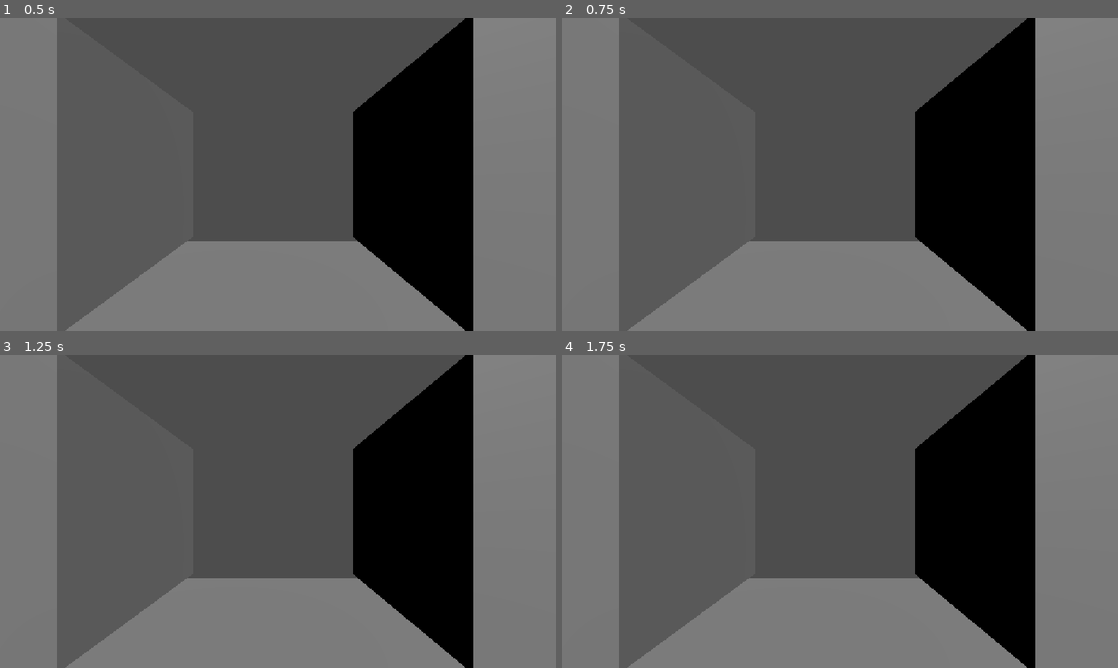
Above: before the commit, frames 1-4 (two rows, left to right).
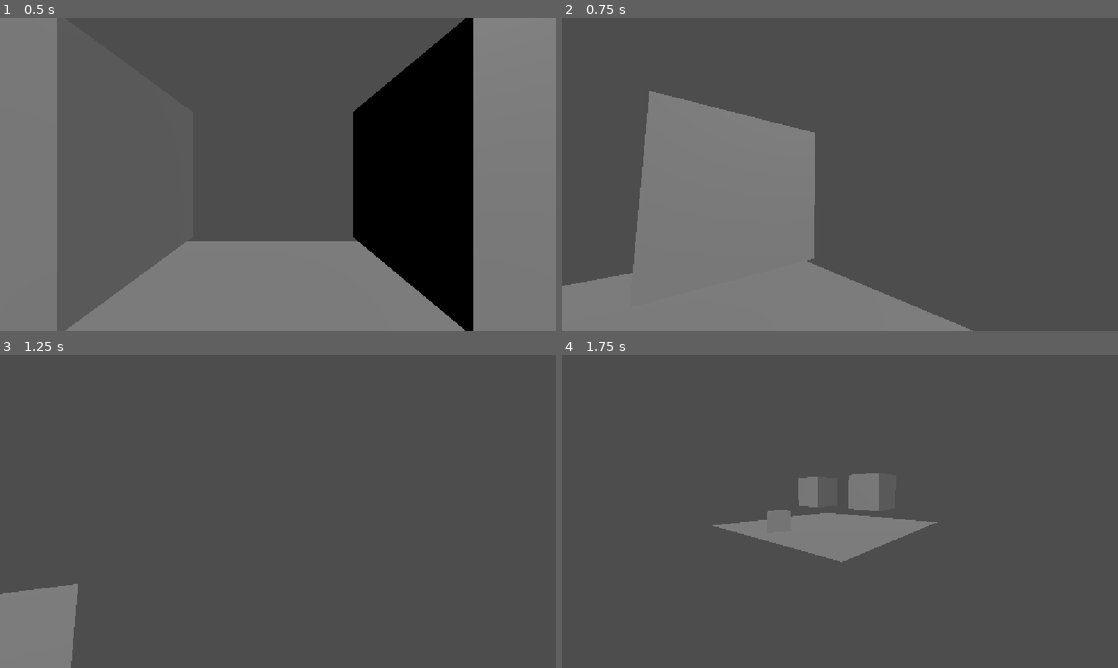
Above: after the commit, the same moments.

Repository: GabrielCirciu/TheLab
Game: Godot game, scene res://Scenes/Interactable_Test.tscn
The game is run twice, just before and just after one commit, with the same random seed, the same clock (stepped at 60 frames per second) and the same inputs. This scene is started directly instead of the project's main scene.
Inputs (mouse positions are in pixels of both pictures, inside the frame that each line leads up to):
- Up to frame 1 (0.5 s): no input
- Up to frame 2 (0.75 s): tap Enter at 0.5 s; move the mouse to (962, 158) at 0.52 s; hold D (move_right) from 0.53 s (still down); hold E (interact) from 0.53 s (still down); click (962, 158) at 0.67 s
- Up to frame 3 (1.25 s): keep holding D (move_right); keep holding E (interact)
- Up to frame 4 (1.75 s): move the mouse to (728, 527) at 1.27 s; release D (move_right) at 1.28 s; release E (interact) at 1.28 s; hold S (move_back) from 1.28 s (still down); tap E (interact) at 1.35 s; click (728, 527) at 1.42 s

Frame 1 is identical in both runs. In frame 2, 60% of the frame differs, in the area x 0-100%, y 0-100%; in frame 3, 54%; in frame 4, 60%.
Error before the commit: Parse Error: Variable "ray" has the same name as a previously declared variable. (res://Entities/Player/Player_Controller.gd:11)

Commit message:
refactor: Code fixing
Yes not descriptive I know but I needed very quickly to get some code working so other devs can contirbute

Diff:
--- a/Entities/Player/Player_Controller.gd
+++ b/Entities/Player/Player_Controller.gd
@@ -1,19 +1,18 @@
 extends CharacterBody3D
 
 @export var ray: RayCast3D
-
-const SPEED = 5.0
-
 @export var look_sensitivity: float = 0.0005
 
 @onready var head = $Head
 @onready var camera = $Head/Camera3D
-@onready var ray: RayCast3D = $Head/Camera3D/RayCast3D
+
+const SPEED = 5.0
 
 var current_interactable: Interactable
-var last_prompt := ""
 var sitting = false
+
 func _ready() -> void:
+	Input.mouse_mode = Input.MOUSE_MODE_CAPTURED
 	ray.add_exception(self)
 
 func _check_for_interactable() -> void:
@@ -24,10 +23,12 @@
 	if ray.is_colliding():
 		_ray_target = ray.get_collider() as Interactable
 
-	var prompt := current_interactable.prompt_text if is_instance_valid(current_interactable) else ""
-	if prompt != last_prompt:
-		last_prompt = prompt
-		prompt_changed.emit(prompt)
+	if _ray_target != PlayerStats.current_interactable:
+		if is_instance_valid(PlayerStats.current_interactable):
+			PlayerStats.current_interactable.unfocus()
+		PlayerStats.current_interactable = _ray_target
+		if _ray_target:
+			_ray_target.focus()
 
 func _movement_input() -> void:
 	var input_dir = Input.get_vector("move_left", "move_right", "move_forward", "move_back")
@@ -38,16 +39,6 @@
 	else:
 		velocity.x = move_toward(velocity.x, 0, SPEED)
 		velocity.z = move_toward(velocity.z, 0, SPEED)
-
-func _ready() -> void:
-	Input.mouse_mode = Input.MOUSE_MODE_CAPTURED
-	ray.add_exception(self)
-	if _ray_target != PlayerStats.current_interactable:
-		if is_instance_valid(PlayerStats.current_interactable):
-			PlayerStats.current_interactable.unfocus()
-		PlayerStats.current_interactable = _ray_target
-		if _ray_target:
-			_ray_target.focus()
 
 func _physics_process(_delta: float) -> void:
 	_movement_input()
@@ -66,15 +57,11 @@
 	if event is InputEventMouseButton and event.pressed:
 		Input.mouse_mode = Input.MOUSE_MODE_CAPTURED
 
-	if event.is_action_pressed("interact") and is_instance_valid(current_interactable):
-		current_interactable.interact(self)
+	if event.is_action_pressed("interact"):
+		var _ray_cast_target : Interactable = PlayerStats.current_interactable
+		if is_instance_valid(_ray_cast_target):
+			_ray_cast_target.interact(self)
 
 func sit(pos: Vector3) -> void:
 	sitting = true
 	global_position = pos
-
-func _unhandled_input(input: InputEvent) -> void:
-	if input.is_action_pressed("interact"):
-		var _ray_cast_target : Interactable = PlayerStats.current_interactable
-		if is_instance_valid(_ray_cast_target):
-			_ray_cast_target.interact(self)
--- a/Scenes/Interactable_Test.tscn
+++ b/Scenes/Interactable_Test.tscn
@@ -3,9 +3,8 @@
 [ext_resource type="Script" uid="uid://b6y5rgjk5ts8k" path="res://UI/Interaction_Prompt.gd" id="1_fuboe"]
 [ext_resource type="Script" uid="uid://cue05ltltu7v3" path="res://Entities/Player/Player_Controller.gd" id="2_k3iav"]
 [ext_resource type="Script" uid="uid://lvgbwtbmp326" path="res://Triggers/Interactable.gd" id="3_bhlco"]
-[ext_resource type="Script" uid="uid://bajfrpnwc47ss" path="res://Triggers/Trigger_AnimatedCube.gd" id="4_r0jl7"]
+[ext_resource type="Script" uid="uid://dn02qfwgu1uur" path="res://Resources/Player_Stats.gd" id="3_fuboe"]
 [ext_resource type="Script" uid="uid://d8iscp8081ng" path="res://Triggers/Trigger_Chair.gd" id="5_k3iav"]
-[ext_resource type="Script" uid="uid://dn02qfwgu1uur" path="res://Resources/Player_Stats.gd" id="3_fuboe"]
 
 [sub_resource type="CylinderShape3D" id="CylinderShape3D_6i7a3"]
 
@@ -83,9 +82,10 @@
 script = ExtResource("1_fuboe")
 metadata/_edit_use_anchors_ = true
 
-[node name="Player" type="CharacterBody3D" parent="." unique_id=1887854673]
+[node name="Player" type="CharacterBody3D" parent="." unique_id=1887854673 node_paths=PackedStringArray("ray")]
 transform = Transform3D(1, 0, 0, 0, 1, 0, 0, 0, 1, -0.0045104027, 1, 0.12873018)
 script = ExtResource("2_k3iav")
+ray = NodePath("Head/Camera3D/RayCast3D")
 look_sensitivity = 0.003
 
 [node name="CollisionShape3D" type="CollisionShape3D" parent="Player" unique_id=800639631]
